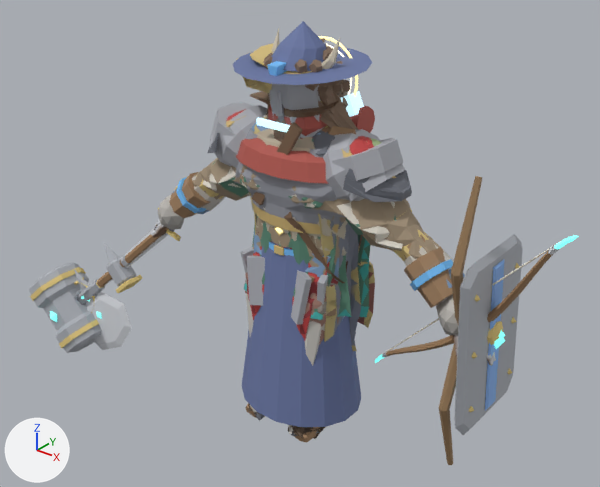
An edit to the Blender file art/creator/humanoid_heavy/humanoid_heavy_masculine.blend, drawn before and after from the same camera.
Before and after are seen from a 50 mm camera at (2.41, -3.02, 2.91) aimed at (-0.16, 0.19, 0.92). The lights are fixed; the arrows at lower left show +X, +Y and +Z. The first picture is the older version.

In view in the first picture: 'part.arms.bracers', 'part.back.long_coat', 'part.head.wide_hat', 'part.offhand.bow', 'part.offhand.tower_shield', 'part.shoulders.mantle', 'part.shoulders.pauldrons', 'part.shoulders.slabs', 'part.shoulders.veteran_plate', 'part.torso.robe', 'part.torso.veteran_gambeson', 'part.weapon.maul' and 48 more.
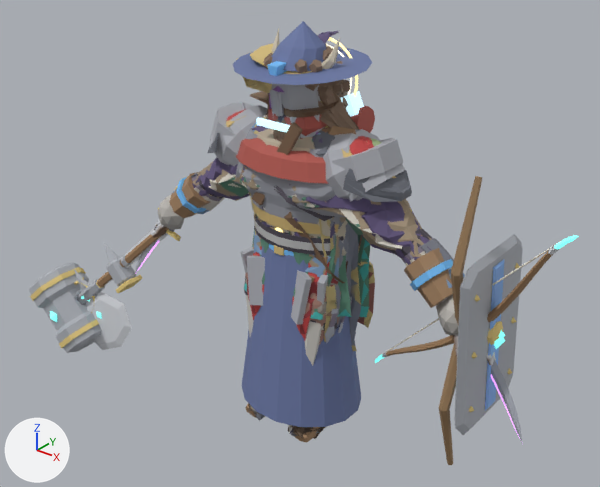
Changed parts and their boxes [x1, y1, x2, y2] in the pictures (600 x 487 px):
'part.torso.shadow_jerkin', added (mostly hidden)
    after: [192, 125, 432, 265]
'part.waist.shadow_belt', added
    after: [254, 216, 352, 343]
    faces in mat_cloth: [254, 216, 352, 331]
    faces in mat_accent: [254, 219, 344, 251]
    faces in mat_metal: [325, 297, 352, 343]
'part.offhand.shadow_blade', added
    after: [491, 359, 523, 444]
    faces in mat_metal: [491, 359, 523, 444]
'part.arms.shadow_wraps', added
    after: [191, 171, 454, 264]
    faces in mat_cloth: [192, 174, 433, 264]
    faces in mat_metal: [191, 171, 454, 262]
'part.shoulders.shadow_guard', added (mostly hidden)
    after: [241, 103, 335, 221]
    faces in mat_cloth: [274, 185, 335, 221]
'part.weapon.shadow_blade', added
    after: [135, 239, 160, 274]
    faces in mat_metal: [135, 239, 158, 273]
'part.head.shadow_hood', added (mostly hidden)
    after: [269, 30, 340, 109]

Diff of the bpy script that builds the scene:
```diff
--- a/art/creator/humanoid_heavy/humanoid_heavy_masculine.blend.py
+++ b/art/creator/humanoid_heavy/humanoid_heavy_masculine.blend.py
@@ ob_part_weapon_shadow_blade @@
+ob_part_weapon_shadow_blade = bpy.data.objects.new('part.weapon.shadow_blade', me_part_weapon_shadow_blade)  # 87 vertices, 85 faces; spans x -1.318..-0.929, y -0.035..0.04, z 0.44..0.938
+ob_part_weapon_shadow_blade.location = (0.0, 0.0, 0.0)
@@ ob_part_waist_shadow_belt @@
+ob_part_waist_shadow_belt = bpy.data.objects.new('part.waist.shadow_belt', me_part_waist_shadow_belt)  # 422 vertices, 398 faces; spans x -0.312..0.312, y -0.19..0.149, z 0.579..1.177
+ob_part_waist_shadow_belt.location = (0.0, 0.0, 0.0)
@@ ob_part_torso_shadow_jerkin @@
+ob_part_torso_shadow_jerkin = bpy.data.objects.new('part.torso.shadow_jerkin', me_part_torso_shadow_jerkin)  # 834 vertices, 1019 faces; spans x -0.85..0.85, y -0.21..0.18, z 1.02..1.7
+ob_part_torso_shadow_jerkin.location = (0.0, 0.0, 0.0)
@@ ob_part_shoulders_shadow_guard @@
+ob_part_shoulders_shadow_guard = bpy.data.objects.new('part.shoulders.shadow_guard', me_part_shoulders_shadow_guard)  # 205 vertices, 209 faces; spans x -0.54..0.287, y -0.237..0.177, z 1.272..1.717
+ob_part_shoulders_shadow_guard.location = (0.0, 0.0, 0.0)
@@ ob_part_offhand_shadow_blade @@
+ob_part_offhand_shadow_blade = bpy.data.objects.new('part.offhand.shadow_blade', me_part_offhand_shadow_blade)  # 87 vertices, 85 faces; spans x 0.929..1.318, y -0.035..0.04, z 0.44..0.938
+ob_part_offhand_shadow_blade.location = (0.0, 0.0, 0.0)
@@ ob_part_head_shadow_hood @@
+ob_part_head_shadow_hood = bpy.data.objects.new('part.head.shadow_hood', me_part_head_shadow_hood)  # 316 vertices, 326 faces; spans x -0.142..0.142, y -0.178..0.302, z 1.625..2.09
+ob_part_head_shadow_hood.location = (0.0, 0.0, 0.0)
@@ ob_part_arms_shadow_wraps @@
+ob_part_arms_shadow_wraps = bpy.data.objects.new('part.arms.shadow_wraps', me_part_arms_shadow_wraps)  # 368 vertices, 364 faces; spans x -0.89..0.89, y -0.06..0.15, z 1.01..1.3
+ob_part_arms_shadow_wraps.location = (0.0, 0.0, 0.0)
```
